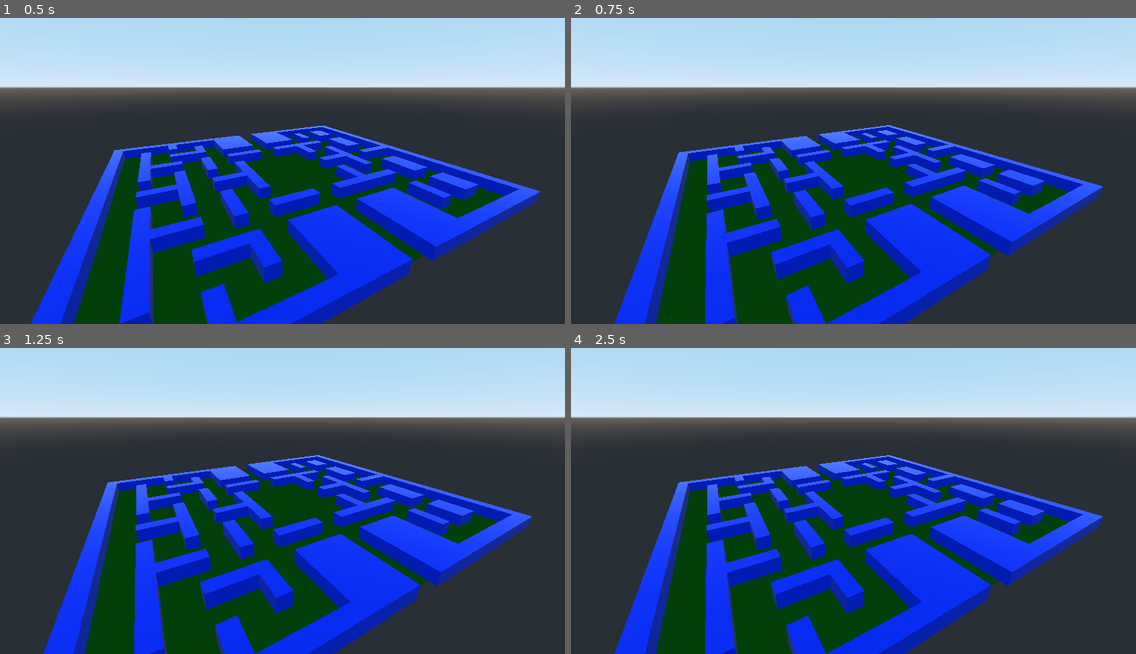
Above: before the commit, frames 1-4 (two rows, left to right).
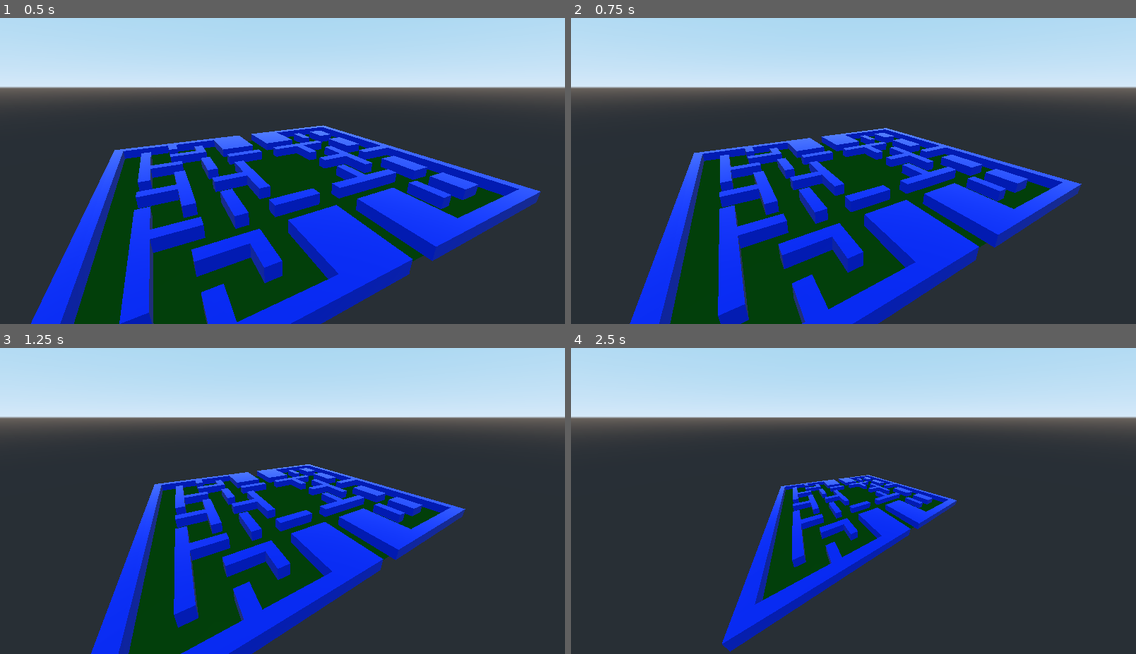
Above: after the commit, the same moments.

Repository: ToBaDi/pacman_3d_first_person
Game: Godot game, scene res://aban/main.tscn
The game is run twice, just before and just after one commit, with the same random seed, the same clock (stepped at 60 frames per second) and the same inputs.
Inputs:
- Up to frame 1 (0.5 s): no input
- Up to frame 2 (0.75 s): hold Right (right) from 0.53 s (still down); hold Space (start) from 0.53 s (still down)
- Up to frame 3 (1.25 s): keep holding Right (right); keep holding Space (start)
- Up to frame 4 (2.5 s): release Right (right) at 1.28 s; release Space (start) at 1.28 s; hold Down (back) 1.28-2.03 s; tap Space (start) at 1.35 s; hold Right (right) from 2.03 s (still down); hold Space (start) from 2.03 s (still down)

Frame 1 is identical in both runs. In frame 2, 19% of the frame differs, in the area x 7-95%, y 35-100%; in frame 3, 30%; in frame 4, 36%.
Error before the commit: Invalid type in function 'interpolate_property' in base 'Tween'. Cannot convert argument 2 from float to NodePath.

Commit message:
working on play initiation

Diff:
--- a/aban/main.tscn
+++ b/aban/main.tscn
@@ -37,6 +37,7 @@
 
 
 var time : float = 0
+var initial_show_cam_trans : Transform
 
 onready var data : Data = $\"../../Data\"
 
@@ -45,18 +46,24 @@
 	if not data.is_on_play_initiation:
 		return
 
+	data.show_camera.fov = lerp(70, 120, time)
+
+	if not $Tween.is_active():
+		data.is_on_play_initiation = false
 
 
 func _input(event : InputEvent) -> void:
 	if data.is_on_show:
 		if event.is_action_pressed(\"start\"):
 			data.is_on_show = false
-			data.is_on_play_initiation = false
-			initiate_play()
-
-
-func initiate_play() -> void:
-	$Tween.interpolate_property(self, time, 0, 1, 5, Tween.TRANS_LINEAR, Tween.EASE_IN)
+			data.is_on_play_initiation = true
+			start_initiation()
+
+
+func start_initiation() -> void:
+	initial_show_cam_trans = data.show_camera.transform
+	$Tween.interpolate_property(self, \"time\", 0, 1, 2, Tween.TRANS_LINEAR, Tween.EASE_IN)
+	$Tween.start()
 
 "
 
--- a/old/main.tscn
+++ b/old/main.tscn
@@ -1198,7 +1198,7 @@
 material/0 = null
 
 [node name="Ground" type="StaticBody" parent="."]
-transform = Transform( 60, 0, 0, 0, 1, 0, 0, 0, 100, 16, 0, 0 )
+transform = Transform( 60, 0, 0, 0, 1, 0, 0, 0, 57, 16, 0, 0 )
 physics_material_override = SubResource( 7 )
 __meta__ = {
 "_edit_group_": true,
@@ -1734,18 +1734,21 @@
 
 [node name="LeftMirror" parent="Dots/Dot126" instance=ExtResource( 2 )]
 transform = Transform( 1, 0, 0, 0, 1, 0, 0, 0, 1, 0, 0, -56 )
+visible = false
 
 [node name="Dot127" parent="Dots" instance=ExtResource( 2 )]
 transform = Transform( 1, 0, 0, 0, 1, 0, 0, 0, 1, 18, 0, 15 )
 
 [node name="LeftMirror" parent="Dots/Dot127" instance=ExtResource( 2 )]
 transform = Transform( 1, 0, 0, 0, 1, 0, 0, 0, 1, 0, 0, -56 )
+visible = false
 
 [node name="Dot128" parent="Dots" instance=ExtResource( 2 )]
 transform = Transform( 1, 0, 0, 0, 1, 0, 0, 0, 1, 20, 0, 15 )
 
 [node name="LeftMirror" parent="Dots/Dot128" instance=ExtResource( 2 )]
 transform = Transform( 1, 0, 0, 0, 1, 0, 0, 0, 1, 0, 0, -56 )
+visible = false
 
 [node name="Dot129" parent="Dots" instance=ExtResource( 2 )]
 transform = Transform( 1, 0, 0, 0, 1, 0, 0, 0, 1, 22, 0, 15 )
@@ -2073,18 +2076,21 @@
 
 [node name="RightMirror" parent="Dots/Dot236" instance=ExtResource( 2 )]
 transform = Transform( 1, 0, 0, 0, 1, 0, 0, 0, 1, 0, 0, 56 )
+visible = false
 
 [node name="Dot237" parent="Dots" instance=ExtResource( 2 )]
 transform = Transform( 1, 0, 0, 0, 1, 0, 0, 0, 1, 18, 0, -15 )
 
 [node name="RightMirror" parent="Dots/Dot237" instance=ExtResource( 2 )]
 transform = Transform( 1, 0, 0, 0, 1, 0, 0, 0, 1, 0, 0, 56 )
+visible = false
 
 [node name="Dot238" parent="Dots" instance=ExtResource( 2 )]
 transform = Transform( 1, 0, 0, 0, 1, 0, 0, 0, 1, 16, 0, -15 )
 
 [node name="RightMirror" parent="Dots/Dot238" instance=ExtResource( 2 )]
 transform = Transform( 1, 0, 0, 0, 1, 0, 0, 0, 1, 0, 0, 56 )
+visible = false
 
 [node name="Dot239" parent="Dots" instance=ExtResource( 2 )]
 transform = Transform( 1, 0, 0, 0, 1, 0, 0, 0, 1, 14, 0, -15 )
@@ -2156,6 +2162,7 @@
 
 [node name="LeftMirror" type="Spatial" parent="."]
 transform = Transform( 1, 0, 0, 0, 1, 0, 0, 0, 1, 18, 0, -29 )
+visible = false
 __meta__ = {
 "_edit_group_": true,
 "_edit_lock_": true
@@ -2178,6 +2185,7 @@
 
 [node name="RightMirror" type="Spatial" parent="."]
 transform = Transform( 1, 0, 0, 0, 1, 0, 0, 0, 1, 18, 0, 29 )
+visible = false
 __meta__ = {
 "_edit_group_": true,
 "_edit_lock_": true
@@ -2270,24 +2278,48 @@
 material = SubResource( 17 )
 scatter_pos = Vector3( 54, 0, 23 )
 
+[node name="LeftMirror" parent="GhostsManager/Oikake" index="1"]
+visible = false
+
+[node name="RightMirror" parent="GhostsManager/Oikake" index="2"]
+visible = false
+
 [node name="Machibuse" parent="GhostsManager" instance=ExtResource( 6 )]
 transform = Transform( 1, 0, 0, 0, 1, 0, 0, 0, 1, 18, 0, -1 )
 input_ray_pickable = false
 material = SubResource( 18 )
 scatter_pos = Vector3( 54, 0, -23 )
 
+[node name="LeftMirror" parent="GhostsManager/Machibuse" index="1"]
+visible = false
+
+[node name="RightMirror" parent="GhostsManager/Machibuse" index="2"]
+visible = false
+
 [node name="Kimagure" parent="GhostsManager" instance=ExtResource( 6 )]
 transform = Transform( 1, 0, 0, 0, 1, 0, 0, 0, 1, 18, 0, -3 )
 input_ray_pickable = false
 material = SubResource( 19 )
 scatter_pos = Vector3( -16, 0, 27 )
 
+[node name="LeftMirror" parent="GhostsManager/Kimagure" index="1"]
+visible = false
+
+[node name="RightMirror" parent="GhostsManager/Kimagure" index="2"]
+visible = false
+
 [node name="Otoboke" parent="GhostsManager" instance=ExtResource( 6 )]
 transform = Transform( 1, 0, 0, 0, 1, 0, 0, 0, 1, 18, 0, 3 )
 input_ray_pickable = false
 material = SubResource( 20 )
 scatter_pos = Vector3( -16, 0, -27 )
 
+[node name="LeftMirror" parent="GhostsManager/Otoboke" index="1"]
+visible = false
+
+[node name="RightMirror" parent="GhostsManager/Otoboke" index="2"]
+visible = false
+
 [node name="TargetingDebug" type="Node" parent="GhostsManager"]
 
 [node name="Oikake" type="MeshInstance" parent="GhostsManager/TargetingDebug"]
@@ -2343,7 +2375,7 @@
 }
 
 [node name="Camera" type="Camera" parent="Show"]
-transform = Transform( 0.707107, 0.353553, -0.612372, 1.49012e-08, 0.866025, 0.499999, 0.707107, -0.353553, 0.612372, -34.5588, 23.245, 26.5588 )
+transform = Transform( 0.707107, 0.353553, -0.612373, 0, 0.866026, 0.5, 0.707107, -0.353553, 0.612373, -34.5588, 23.245, 26.5588 )
 current = true
 __meta__ = {
 "_edit_lock_": true
